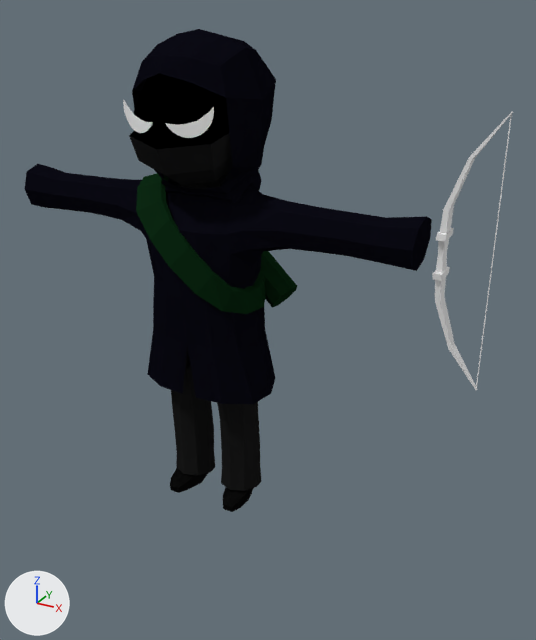
Two versions of the Blender file Assets/Ninja/ninja_final2.blend, one commit apart.
Both versions are drawn from a camera (50 mm lens) standing at (4.19, -6.29, 5.51) and looking at (0.53, 0.35, 2.19). The lights are fixed; the arrows at lower left show +X, +Y and +Z. The same objects are shown in both versions, whatever each file hides.
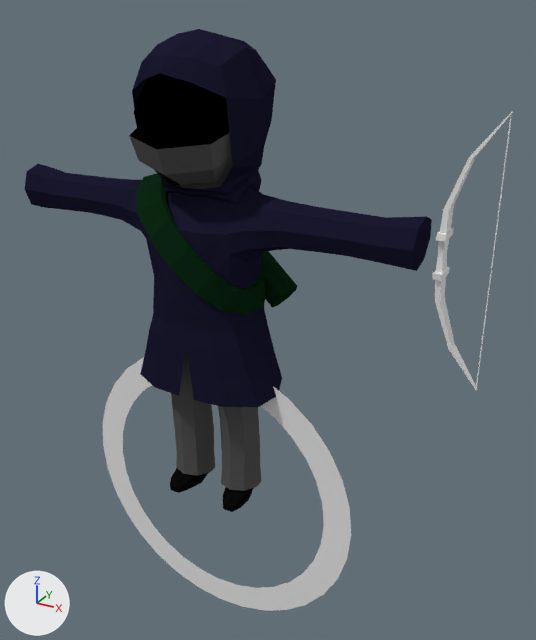
Where the newer file only moved an object's origin or applied its transform, the numbers keep the older frame.

Location of each change, [x1, y1, x2, y2] in pixels of the pictures (536 x 640 px; the box of a moved part takes in the faces that stretch with it):
```json
{"object": "Plane.004", "change": "recoloured, reshaped", "before": [25, 29, 432, 404], "after": [25, 29, 432, 407]}
{"object": "Circle", "change": "reshaped, moved", "before": [123, 100, 214, 138], "after": [103, 357, 351, 611], "on screen": "171% wider, 554% taller"}
{"object": "Plane.003", "change": "recoloured", "before": [129, 73, 233, 189], "after": [129, 73, 233, 189]}
{"object": "Plane.002", "change": "recoloured", "before": [171, 345, 262, 491], "after": [171, 345, 262, 491]}
{"part": 1, "of": "me_plane_003", "change": "moved or reshaped", "before": [148, 298, 275, 404], "after": [140, 298, 282, 407]}
{"part": 2, "of": "me_plane_003", "change": "added", "after": [225, 187, 427, 270], "on screen": "blue"}
{"part": 3, "of": "me_plane_003", "change": "added", "after": [25, 164, 179, 238], "on screen": "blue"}
{"part": 4, "of": "me_circle_002", "change": "deleted", "before": [123, 100, 214, 138]}
{"part": 5, "of": "me_circle_002", "change": "added", "after": [103, 357, 351, 611]}
```

Scene script edits in JSON lines:
```json
{"op": "set", "path": "mat_material_003.base_color", "old": "(0.0111, 0.0111, 0.0111)", "new": "(0.0871, 0.0871, 0.0871)", "note": "black #1b1b1b -> dark grey #535353"}
{"op": "set", "path": "mat_material_005.base_color", "old": "(0.00349, 0.0034, 0.00719)", "new": "(0.0114, 0.0109, 0.0311)", "note": "black #0b0b14 -> dark blue #1c1b31"}
{"block": "me_circle_002", "where": "# used by ob_circle; location = (0.0, 0.17, 0.0)"}
{"op": "remove", "block": "me_circle_002", "code": "me_circle_002.from_pydata(...)  # 76 vertices, 50 faces, 12 loose edges; spans x -0.504..0.504, y -0.896..-0.747, z 4.322..4.6"}
{"op": "remove", "block": "me_circle_002", "code": "me_circle_002.materials.append(mat_material_004)  # white #e7e7e7"}
{"op": "add", "block": "me_circle_002", "code": "me_circle_002.from_pydata(...)  # 64 vertices, 32 faces; spans x -1.806..1.806, y -0.039..0.039, z -1.807..1.807"}
{"block": "me_circle_002", "change": "me_circle_002 part 4: 76 vertices removed from x -0.504..0.504, y -0.896..-0.747, z 4.322..4.6"}
{"block": "me_circle_002", "change": "me_circle_002 part 5: 64 vertices added at x -1.806..1.806, y -0.039..0.039, z -1.807..1.807"}
{"block": "me_plane_003", "where": "# used by ob_plane_004; location = (0.0, 0.17, 0.0)"}
{"op": "remove", "block": "me_plane_003", "code": "me_plane_003.from_pydata(...)  # 263 vertices, 246 faces; spans x -2.33..2.33, y -0.84..0.6, z 1.49..5.21"}
{"op": "add", "block": "me_plane_003", "code": "me_plane_003.from_pydata(...)  # 384 vertices, 366 faces; spans x -2.33..2.33, y -0.84..0.6, z 1.49..5.21"}
{"block": "me_plane_003", "change": "me_plane_003 part 1: 24 vertices moved from x -0.76..0.76, y -0.63..0.34, z 1.49..2.12 to x -0.85..0.85, y -0.68..0.4, z 1.49..2.36; 1 vertex removed from x 0.0, y -0.62, z 2.12; 26 vertices added at x -0.75..0.75, y -0.66..0.34, z 1.81..2.32"}
{"block": "me_plane_003", "change": "me_plane_003 part 2: 48 vertices added at x 0.52..2.14, y -0.52..0.14, z 3.05..3.73"}
{"block": "me_plane_003", "change": "me_plane_003 part 3: 48 vertices added at x -2.14..-0.52, y -0.52..0.14, z 3.05..3.73"}
{"op": "set", "path": "ob_circle.location", "old": "(0.0, 0.17, 0.0)", "new": "(0.0, 0.0, 0.0)"}
```
